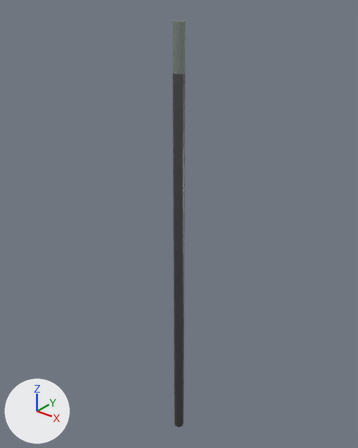
Before and after pictures for a commit that changed the glTF model UpdatedA08E5A.glb.
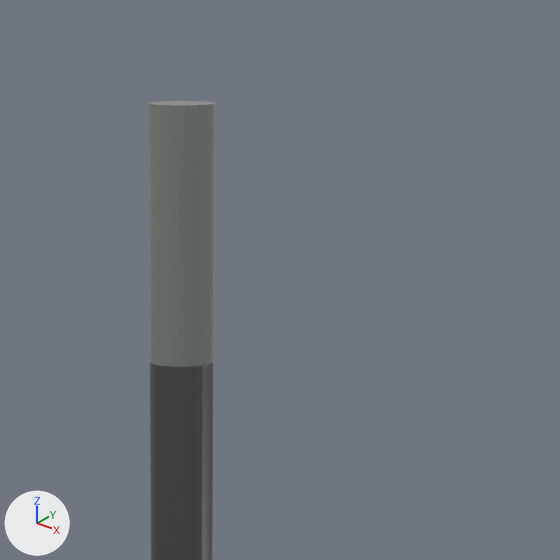
There are two pictures of each version: one whole from a 50 mm camera at (9.96, -12.45, 17.51) aimed at (-0.38, 0.47, 9.5), one close up on the part from 40% to 71% of the width and 0% to 25% of the height. Arrows for +X, +Y and +Z are at lower left; the lights stay in place.

In view in the first close-up: 'Long_Electrode_Body', 'Long_Electrode_Tip'.
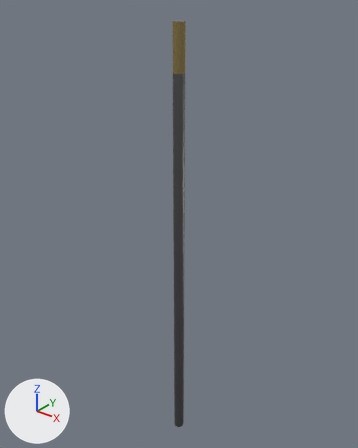
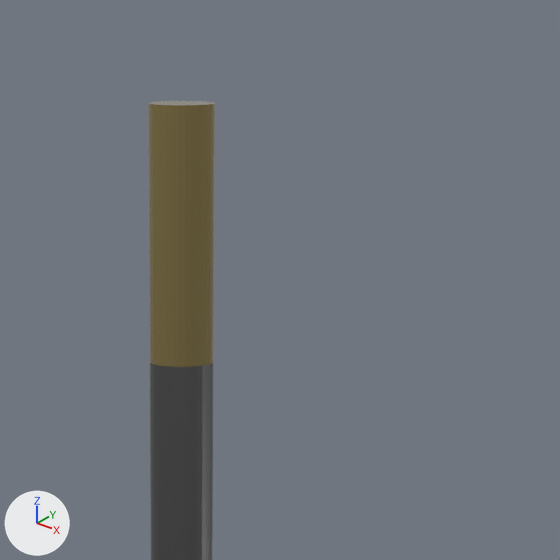
The edits, one by one:
Material 'Simple_Green_Material' (mat_simple_green_material) changes colour from grey #9ca79f to yellow #a08e5a; in linear values from (0.332, 0.386, 0.347) to (0.352, 0.27, 0.102).

What differs and where, as boxes (x1, y1, x2, y2) in the close-ups (560 x 560 px):
'Long_Electrode_Tip', recoloured
    both: (148, 101, 215, 367)
